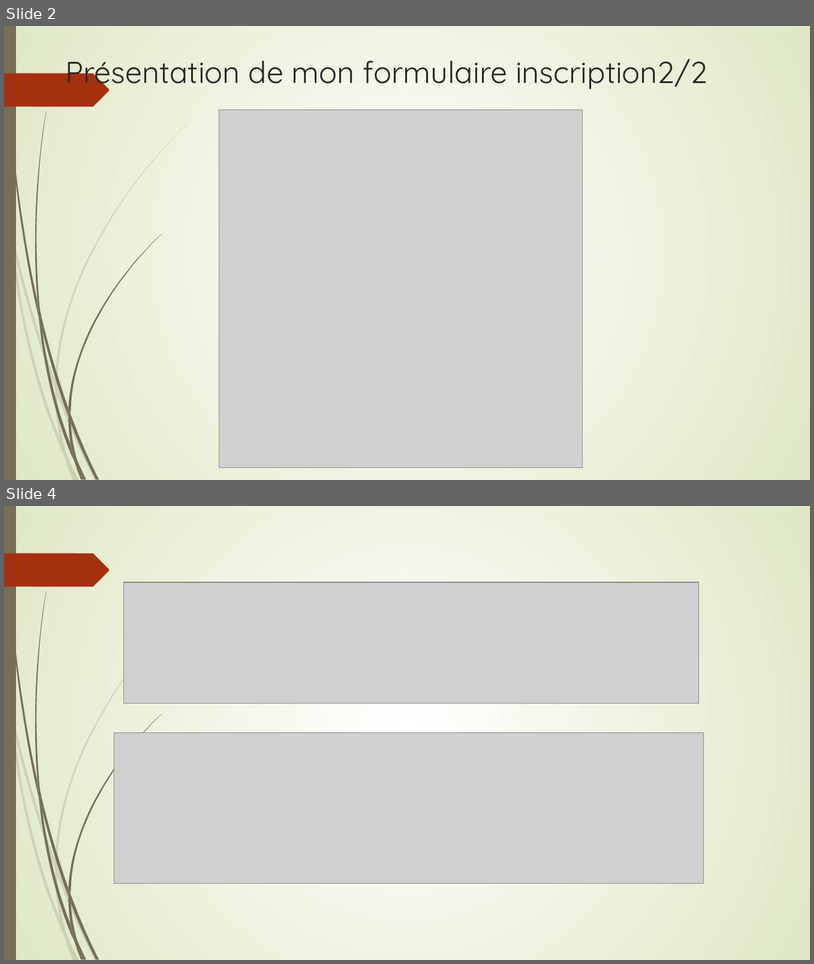
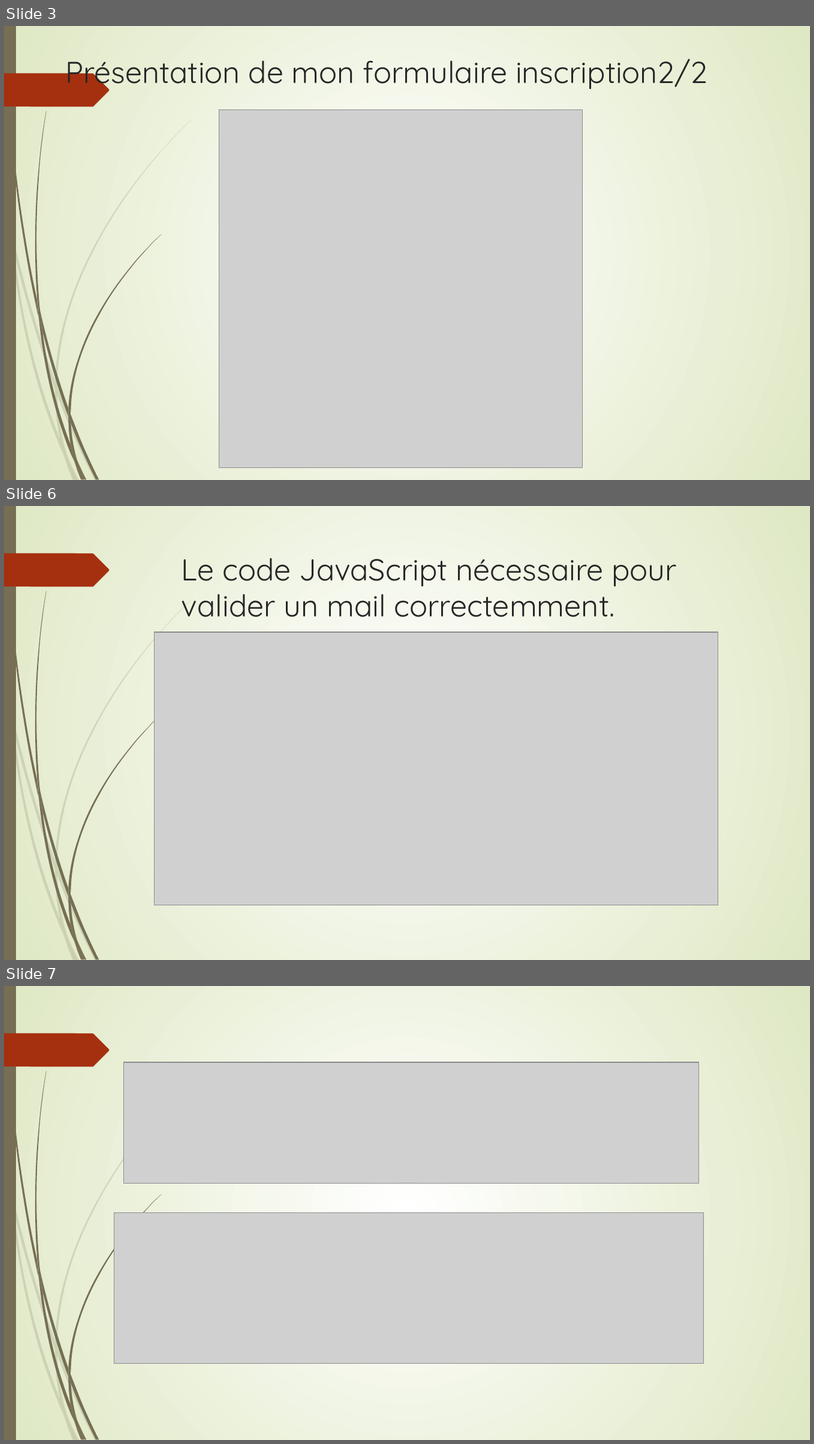
Before and after one commit to Kevin200122/DWWM, a slide deck: DossierProjetStage/DossierProjetBonus.odp. Shown one above the other, each under a label of ours: slides 2 and 4 before the commit, slides 3, 6 and 7 after it; the slides between them are not shown. The pictures are 814x964 and 814x1444 pixels, drawn with LibreOffice and Linux fonts; fonts in the diff are those of the drawing; grey boxes stand for pictures. Boxes give left, top, right and bottom in pixels: in the first picture for what was removed or moved away, otherwise in the second. Text is boxed around its words. In the diff, an @@ line names an element or a change of style, - is before the commit and + after.

```diff
--- a/DossierProjetStage/DossierProjetBonus.odp
+++ b/DossierProjetStage/DossierProjetBonus.odp
@@ slide 6 added at (x1=4, y1=506, x2=810, y2=960), background gradient #FFFFFF to #DFE8C4; not listed: 26 template elements that a slide beside it also shows @@
@@ title added at (x1=182, y1=558, x2=677, y2=617), 36 pt, text #262626 @@
+Le code JavaScript nécessaire pour valider un mail correctemment.
@@ picture added at (x1=155, y1=632, x2=719, y2=904) @@
@@ what was slide 2 is now slide 3 @@
@@ what was slide 4 is now slide 7 @@
```
Also in this commit, not shown: 2 slides changed, 5 other slides added, 1 other file.
